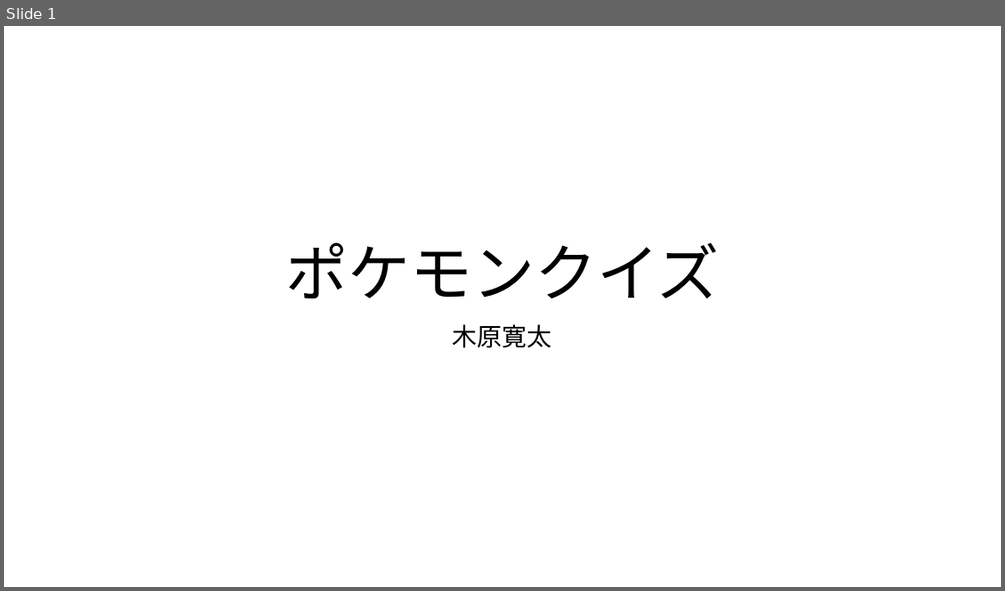
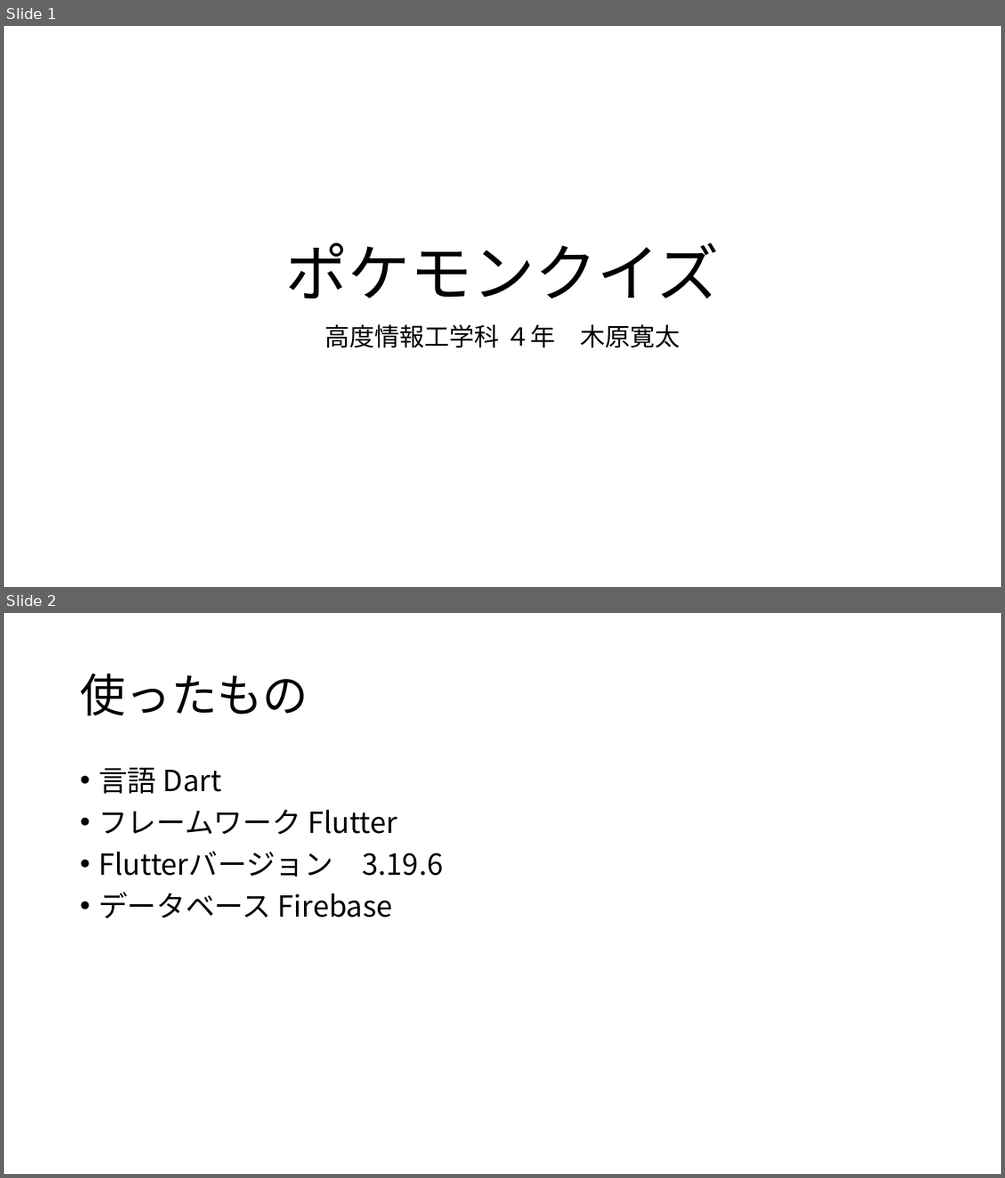
Before and after one commit to kantaaaaaa/Pokemon_Quiz, a slide deck: ポケモンクイズ_木原寛太.pptx. Shown one above the other, each under a label of ours: slide 1 before the commit, slides 1 and 2 after it. The pictures are 1005x591 and 1005x1178 pixels, drawn with LibreOffice and Linux fonts; fonts in the diff are those of the drawing. Boxes give left, top, right and bottom in pixels: in the first picture for what was removed or moved away, otherwise in the second. Text is boxed around its words. In the diff, an @@ line names an element or a change of style, - is before the commit and + after.

```diff
--- a/ポケモンクイズ_木原寛太.pptx
+++ b/ポケモンクイズ_木原寛太.pptx
@@ slide 2 added at (4,613,1001,1174), background #FFFFFF @@
@@ title added at (80,674,308,716), 44 pt, text #000000 @@
+使ったもの
@@ text added at (98,767,444,918), 28 pt, text #000000 @@
+• 言語 Dart
+• フレームワーク Flutter
+• Flutterバージョン 3.19.6
+• データベース Firebase
@@ slide 1 changed as well @@
@@ subtitle at (325,324,680,348): text changed @@
-木原寛太
+高度情報工学科 ４年 木原寛太
```
Also in this commit, not shown: 1 other slide added, 1 slide removed, 1 other file.
